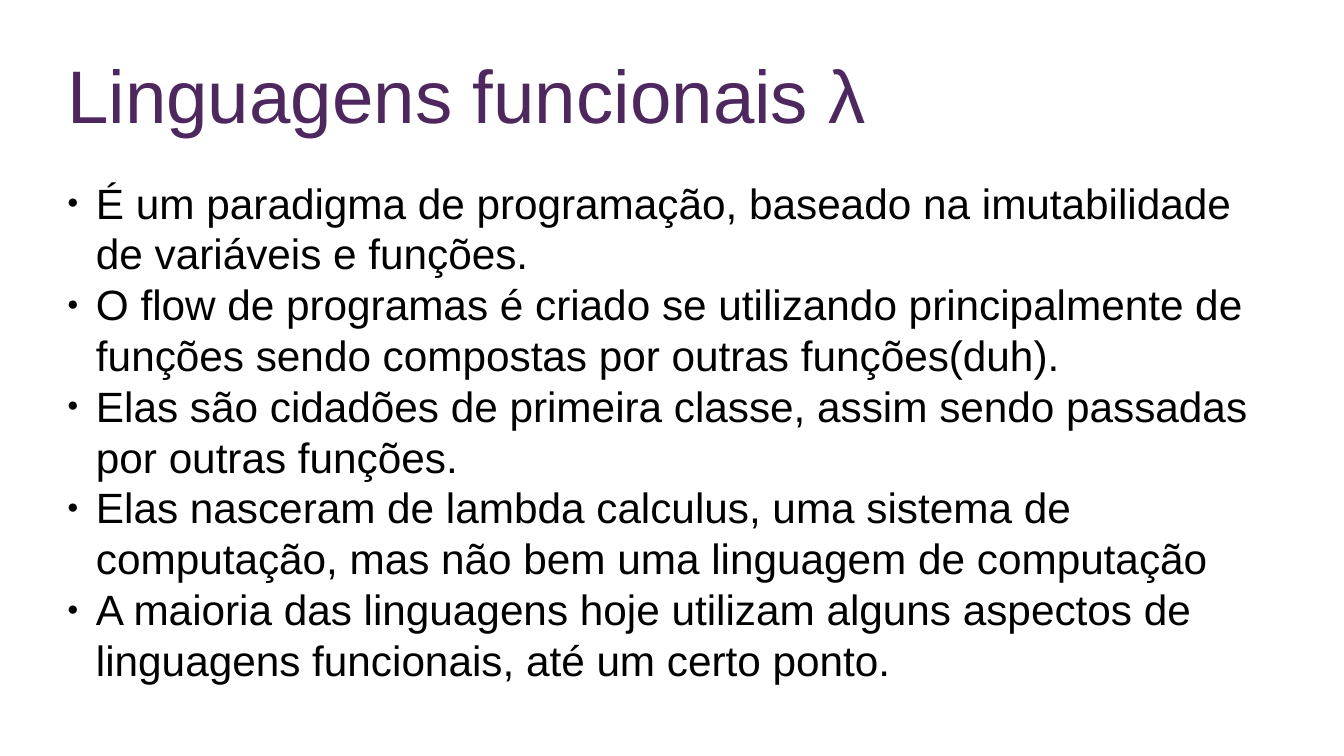
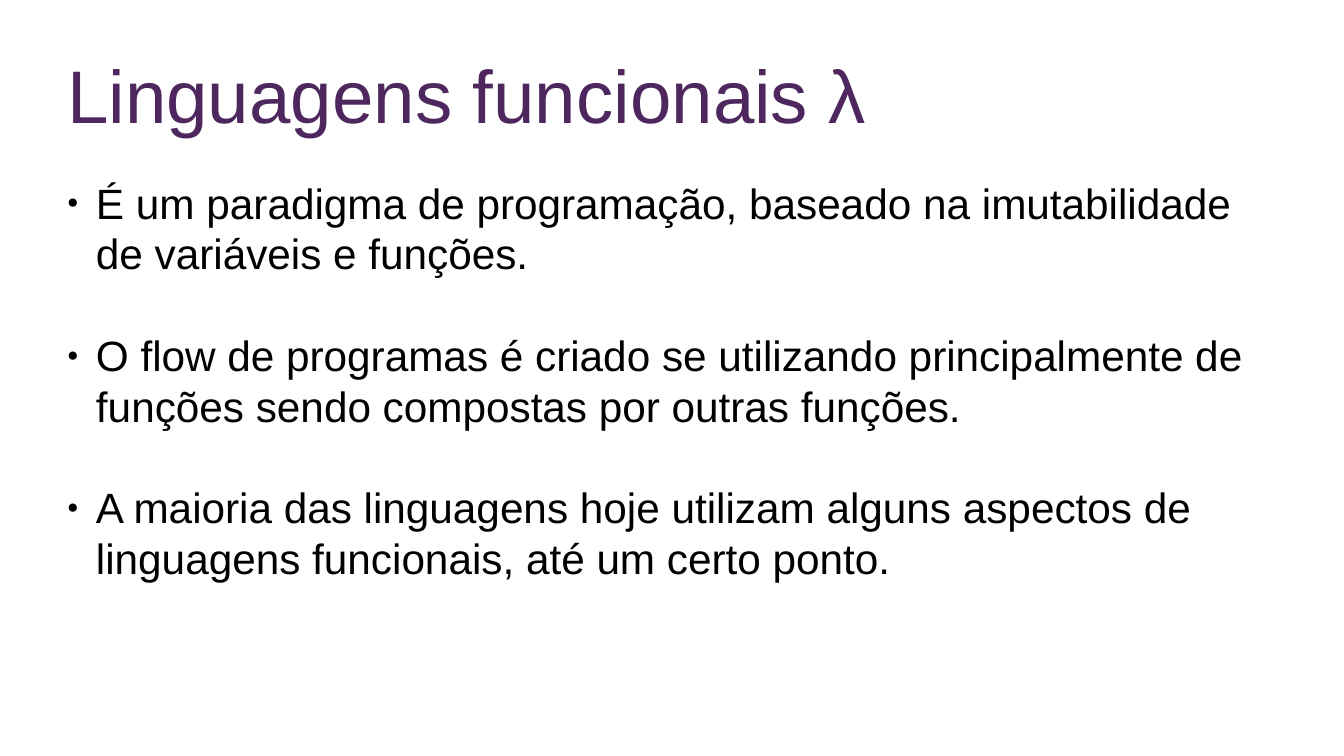
Before and after one commit to paulosergiolima/seccomp_stuff, a slide deck: slide 5 of main.odp. Drawn at 1344x756 pixels with LibreOffice and Linux fonts; fonts in the diff are those of the drawing. Boxes give left, top, right and bottom in pixels: in the first picture for what was removed or moved away, otherwise in the second. Text is boxed around its words. In the diff, an @@ line names an element or a change of style, - is before the commit and + after.

```diff
--- a/main.odp
+++ b/main.odp
@@ subtitle at bbox=[96, 339, 1242, 430]: text changed @@
-● O flow de programas é criado se utilizando principalmente de funções sendo compostas por outras funções(duh).
-● Elas são cidadões de primeira classe, assim sendo passadas por outras funções.
-● Elas nasceram de lambda calculus, uma sistema de computação, mas não bem uma linguagem de computação
+● O flow de programas é criado se utilizando principalmente de funções sendo compostas por outras funções.
```
Also in this commit, not shown: 10 other slides changed, 17 slides added, 14 other files.
